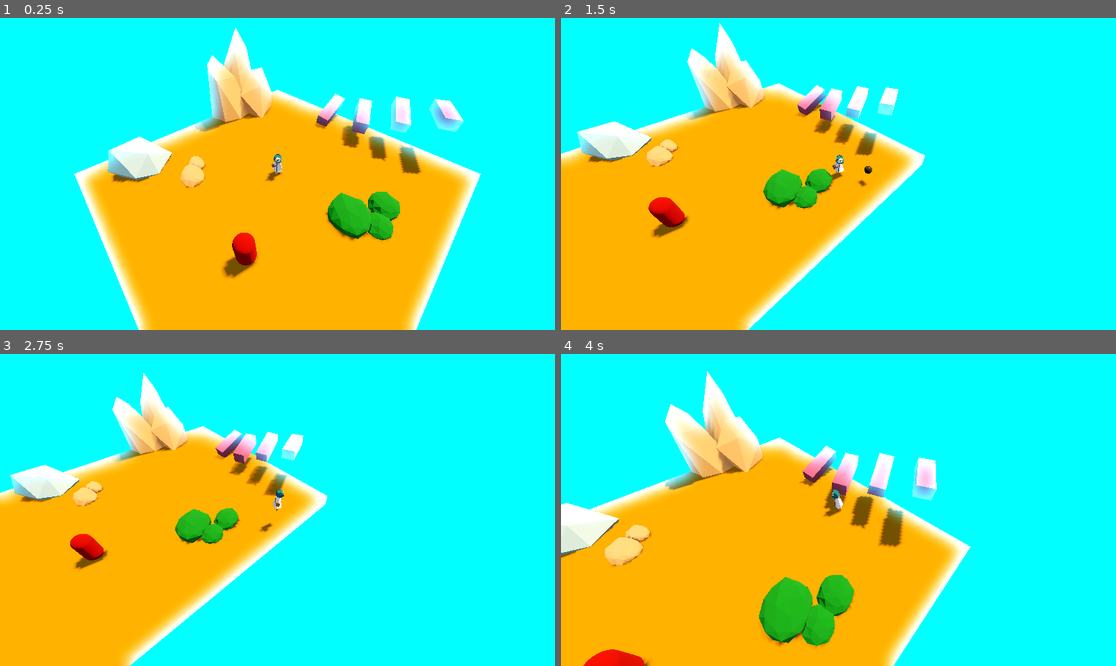
Above: before the commit, frames 1-4 (two rows, left to right).
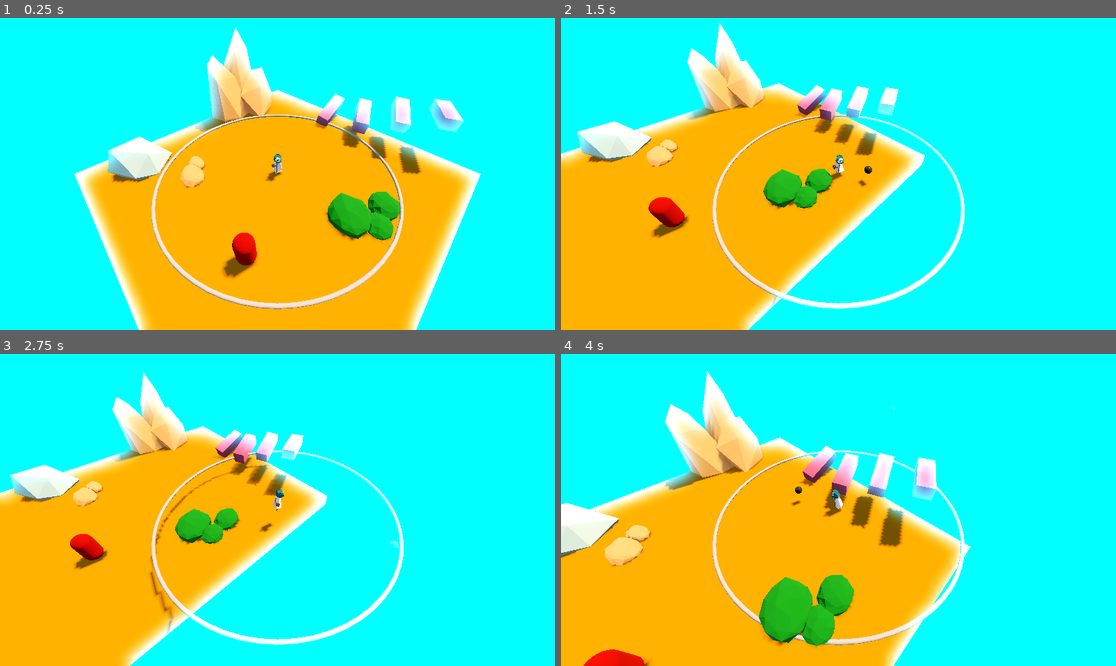
Above: after the commit, the same moments.

Repository: DeepRestGames/EcoDungeon
Game: Godot game, scene res://scenes/PrototypeScene_EnemyAI_01.tscn
The game is run twice, just before and just after one commit, with the same random seed, the same clock (stepped at 60 frames per second) and the same inputs. A sky picture missing from this copy of the repository is replaced by a grey-blue gradient.
Inputs (mouse positions are in pixels of both pictures, inside the frame that each line leads up to):
- Up to frame 1 (0.25 s): no input
- Up to frame 2 (1.5 s): tap Enter at 0.5 s; move the mouse to (960, 158) at 0.52 s; hold D (move_right) 0.53-1.28 s; click (960, 158) at 0.6 s; move the mouse to (727, 189) at 1.27 s; hold S (move_down) from 1.28 s (still down); click (727, 189) at 1.35 s
- Up to frame 3 (2.75 s): move the mouse to (333, 441) at 2.02 s; release S (move_down) at 2.03 s; hold D (move_right) from 2.03 s (still down); tap Space (spacebar) at 2.1 s; click (333, 441) at 2.3 s
- Up to frame 4 (4 s): move the mouse to (810, 572) at 2.77 s; release D (move_right) at 2.78 s; hold W (move_up) 2.78-3.53 s; tap Mouse wheel up (zoom_in) at 2.85 s; click (810, 572) at 3.05 s; move the mouse to (1005, 556) at 3.52 s; hold A (move_left) from 3.53 s (still down); hold Mouse wheel down (zoom_out) from 3.53 s (still down); click (1005, 556) at 3.8 s

The runs differ from the first frame. In frame 1, 1.6% of the frame differs, in the area x 27-73%, y 30-94%; in frame 2, 1.7%; in frame 3, 1.9%, in the area x 26-73%, y 30-94%; in frame 4, 1.9%.

Commit message:
Initial tests

Diff:
--- a/scenes/Player.tscn
+++ b/scenes/Player.tscn
@@ -6,6 +6,7 @@
 [ext_resource type="Material" uid="uid://1swa15erc0ug" path="res://assets/3d/zahir/materials/ZahirTeal.tres" id="4_b7ysj"]
 [ext_resource type="Animation" uid="uid://cwul2vdvsod7p" path="res://assets/3d/zahir/animations/idle.res" id="5_68od8"]
 [ext_resource type="Animation" uid="uid://d3i55dprcwkdy" path="res://assets/3d/zahir/animations/walk.res" id="6_87cuf"]
+[ext_resource type="PackedScene" uid="uid://bwla884csp1dm" path="res://scenes/weapons/ShootNearest.tscn" id="7_qkvy2"]
 
 [sub_resource type="ArrayMesh" id="ArrayMesh_wjtg4"]
 resource_name = "240519_Zahir_04_Cube_005"
@@ -395,7 +396,7 @@
 bones/3/rest = Transform3D(1, 0, 0, 0, 1, 0, 0, 0, 1, 0, 1.78706, 0)
 bones/3/enabled = true
 bones/3/position = Vector3(0, 1.78706, 0)
-bones/3/rotation = Quaternion(0.0191382, 0.000941201, 0.00142339, 0.999815)
+bones/3/rotation = Quaternion(0.00790158, 0.0023301, 0.00352382, 0.99996)
 bones/3/scale = Vector3(1, 1, 1)
 bones/4/name = "upperleg.L"
 bones/4/parent = 0
@@ -503,10 +504,10 @@
 surface_material_override/1 = ExtResource("4_b7ysj")
 surface_material_override/2 = ExtResource("3_ugebt")
 
-[node name="BulletOrigin" type="Node3D" parent="PlayerModel/Armature/Skeleton3D"]
-transform = Transform3D(1, 0, 0, 0, 1, 0, 0, 0, 1, 0, 2.5629, 2.81158)
-
-[node name="BulletTo" type="Node3D" parent="PlayerModel/Armature/Skeleton3D/BulletOrigin"]
+[node name="BulletOrigin" type="Node3D" parent="PlayerModel"]
+transform = Transform3D(0.142025, 0, 0, 0, 0.142025, 0, 0, 0, 0.142025, 0, 1.02749, 0.399315)
+
+[node name="BulletTo" type="Node3D" parent="PlayerModel/BulletOrigin"]
 transform = Transform3D(1, 0, 0, 0, 1, 0, 0, 0, 1, 0, 0, 5)
 
 [node name="AnimationTree" type="AnimationTree" parent="PlayerModel"]
@@ -540,3 +541,8 @@
 wait_time = 0.4
 one_shot = true
 autostart = true
+
+[node name="Weapons" type="Node3D" parent="."]
+
+[node name="ShootNearest" parent="Weapons" node_paths=PackedStringArray("player") instance=ExtResource("7_qkvy2")]
+player = NodePath("../..")
--- a/scenes/Projectile.tscn
+++ /dev/null
@@ -1,26 +0,0 @@
-[gd_scene load_steps=5 format=3 uid="uid://djnmr5ceovg88"]
-
-[ext_resource type="Script" path="res://scripts/Projectile.gd" id="1_noppo"]
-
-[sub_resource type="SphereShape3D" id="SphereShape3D_3uyy1"]
-radius = 0.25
-
-[sub_resource type="StandardMaterial3D" id="StandardMaterial3D_gbceu"]
-diffuse_mode = 3
-albedo_color = Color(0.447059, 0.552941, 0.529412, 1)
-metallic = 1.0
-clearcoat_enabled = true
-
-[sub_resource type="SphereMesh" id="SphereMesh_q6bo4"]
-material = SubResource("StandardMaterial3D_gbceu")
-radius = 0.25
-height = 0.5
-
-[node name="Projectile" type="CharacterBody3D"]
-script = ExtResource("1_noppo")
-
-[node name="CollisionShape3D" type="CollisionShape3D" parent="."]
-shape = SubResource("SphereShape3D_3uyy1")
-
-[node name="MeshInstance3D" type="MeshInstance3D" parent="."]
-mesh = SubResource("SphereMesh_q6bo4")
--- a/scenes/Weapon.tscn
+++ /dev/null
@@ -1,21 +0,0 @@
-[gd_scene load_steps=3 format=3 uid="uid://d155o3ijxjfb1"]
-
-[ext_resource type="Script" path="res://scripts/weapons/InitWeapon.gd" id="1_uiqgf"]
-
-[sub_resource type="BoxShape3D" id="BoxShape3D_v01s5"]
-
-[node name="Weapon" type="Node3D"]
-script = ExtResource("1_uiqgf")
-
-[node name="WeaponBody" type="AnimatableBody3D" parent="."]
-unique_name_in_owner = true
-collision_layer = 16
-collision_mask = 13
-
-[node name="WeaponCollision" type="CollisionShape3D" parent="WeaponBody"]
-unique_name_in_owner = true
-transform = Transform3D(1, 0, 0, 0, 1, 0, 0, 0, 1, 0.000303984, -0.00523782, 0.00395632)
-shape = SubResource("BoxShape3D_v01s5")
-
-[node name="WeaponMesh" type="MeshInstance3D" parent="."]
-unique_name_in_owner = true
--- /dev/null
+++ b/scenes/components/weapons/BaseProjectile.tscn
@@ -0,0 +1,34 @@
+[gd_scene load_steps=6 format=3 uid="uid://djnmr5ceovg88"]
+
+[ext_resource type="Script" path="res://scripts/weapons/BaseProjectile.gd" id="1_ntj2p"]
+[ext_resource type="PackedScene" uid="uid://bixwjj5ibwliu" path="res://scenes/components/weapons/ProjectileAttributesComponent.tscn" id="2_pu5jc"]
+
+[sub_resource type="StandardMaterial3D" id="StandardMaterial3D_gbceu"]
+diffuse_mode = 3
+albedo_color = Color(0.447059, 0.552941, 0.529412, 1)
+metallic = 1.0
+clearcoat_enabled = true
+
+[sub_resource type="SphereMesh" id="SphereMesh_q6bo4"]
+material = SubResource("StandardMaterial3D_gbceu")
+radius = 0.25
+height = 0.5
+
+[sub_resource type="SphereShape3D" id="SphereShape3D_3uyy1"]
+radius = 0.25
+
+[node name="BaseProjectile" type="CharacterBody3D"]
+collision_layer = 16
+collision_mask = 12
+script = ExtResource("1_ntj2p")
+
+[node name="MeshInstance3D" type="MeshInstance3D" parent="."]
+mesh = SubResource("SphereMesh_q6bo4")
+
+[node name="CollisionShape3D" type="CollisionShape3D" parent="."]
+shape = SubResource("SphereShape3D_3uyy1")
+
+[node name="Components" type="Node3D" parent="."]
+
+[node name="ProjectileAttributesComponent" parent="Components" instance=ExtResource("2_pu5jc")]
+base_damage = 2.0
--- /dev/null
+++ b/scenes/components/weapons/HurtBoxComponent.tscn
@@ -0,0 +1,16 @@
+[gd_scene load_steps=3 format=3 uid="uid://drcajjf2ewngn"]
+
+[ext_resource type="Script" path="res://scripts/components/weapons/HurtBoxComponent.gd" id="1_7e3v1"]
+
+[sub_resource type="BoxShape3D" id="BoxShape3D_n0ycj"]
+
+[node name="HurtBoxComponent" type="Node3D"]
+script = ExtResource("1_7e3v1")
+
+[node name="WeaponBody" type="AnimatableBody3D" parent="."]
+collision_layer = 16
+collision_mask = 13
+
+[node name="WeaponCollision" type="CollisionShape3D" parent="WeaponBody"]
+transform = Transform3D(1, 0, 0, 0, 1, 0, 0, 0, 1, 0.000303984, -0.00523782, 0.00395632)
+shape = SubResource("BoxShape3D_n0ycj")
--- /dev/null
+++ b/scenes/components/weapons/ProjectileAttributesComponent.tscn
@@ -0,0 +1,6 @@
+[gd_scene load_steps=2 format=3 uid="uid://bixwjj5ibwliu"]
+
+[ext_resource type="Script" path="res://scripts/components/weapons/ProjectileAttributesComponent.gd" id="1_3iu8j"]
+
+[node name="ProjectileAttributesComponent" type="Node3D"]
+script = ExtResource("1_3iu8j")
--- /dev/null
+++ b/scenes/components/weapons/WeaponRangeComponent.tscn
@@ -0,0 +1,28 @@
+[gd_scene load_steps=5 format=3 uid="uid://cfmatcepkbl1t"]
+
+[ext_resource type="Script" path="res://scripts/components/weapons/WeaponRangeComponent.gd" id="1_qxkyd"]
+[ext_resource type="Script" path="res://scripts/components/weapons/WeaponRangeAreaComponent.gd" id="2_octlo"]
+
+[sub_resource type="CylinderShape3D" id="CylinderShape3D_cgd3i"]
+height = 0.1
+radius = 3.0
+
+[sub_resource type="TorusMesh" id="TorusMesh_oucra"]
+inner_radius = 2.8
+outer_radius = 3.0
+
+[node name="WeaponRangeComponent" type="Node3D"]
+script = ExtResource("1_qxkyd")
+
+[node name="Area3D" type="Area3D" parent="."]
+collision_layer = 16
+collision_mask = 4
+script = ExtResource("2_octlo")
+
+[node name="CollisionShape3D" type="CollisionShape3D" parent="Area3D"]
+transform = Transform3D(1, 0, 0, 0, 1, 0, 0, 0, 1, 0, 0.1, 0)
+shape = SubResource("CylinderShape3D_cgd3i")
+
+[node name="MeshInstance3D" type="MeshInstance3D" parent="."]
+transform = Transform3D(1, 0, 0, 0, 1, 0, 0, 0, 1, 0, 0.0980544, 0)
+mesh = SubResource("TorusMesh_oucra")
--- /dev/null
+++ b/scenes/weapons/Pew.tscn
@@ -0,0 +1,28 @@
+[gd_scene load_steps=7 format=3 uid="uid://dd0diwf45gujr"]
+
+[ext_resource type="Shader" path="res://assets/shaders/CelShader.gdshader" id="1_2kiei"]
+[ext_resource type="PackedScene" uid="uid://drcajjf2ewngn" path="res://scenes/components/weapons/HurtBoxComponent.tscn" id="1_2qlp2"]
+[ext_resource type="Script" path="res://scripts/weapons/Pew.gd" id="1_pva2c"]
+[ext_resource type="PackedScene" uid="uid://bixwjj5ibwliu" path="res://scenes/components/weapons/ProjectileAttributesComponent.tscn" id="3_ddeds"]
+
+[sub_resource type="PrismMesh" id="PrismMesh_x8sxo"]
+
+[sub_resource type="ShaderMaterial" id="ShaderMaterial_bs4dn"]
+render_priority = 0
+shader = ExtResource("1_2kiei")
+shader_parameter/color = Color(0.258824, 0.392157, 1, 1)
+shader_parameter/specular = Color(0.3, 0.3, 0.3, 0.5)
+shader_parameter/fresnel = Color(0.2, 0.2, 0.2, 0.3)
+shader_parameter/uv_scale = Vector2(1, 1)
+shader_parameter/uv_offset = Vector2(0, 0)
+
+[node name="Pew" type="CharacterBody3D"]
+script = ExtResource("1_pva2c")
+
+[node name="HurtBoxComponent" parent="." instance=ExtResource("1_2qlp2")]
+
+[node name="ProjectileAttributesComponent" parent="." instance=ExtResource("3_ddeds")]
+
+[node name="MeshInstance3D" type="MeshInstance3D" parent="."]
+mesh = SubResource("PrismMesh_x8sxo")
+surface_material_override/0 = SubResource("ShaderMaterial_bs4dn")
--- /dev/null
+++ b/scenes/weapons/ShootNearest.tscn
@@ -0,0 +1,10 @@
+[gd_scene load_steps=3 format=3 uid="uid://bwla884csp1dm"]
+
+[ext_resource type="Script" path="res://scripts/weapons/ShootNearest.gd" id="1_3vond"]
+[ext_resource type="PackedScene" uid="uid://cfmatcepkbl1t" path="res://scenes/components/weapons/WeaponRangeComponent.tscn" id="2_uofbm"]
+
+[node name="ShootNearest" type="Node3D"]
+script = ExtResource("1_3vond")
+
+[node name="WeaponRangeComponent" parent="." instance=ExtResource("2_uofbm")]
+radius = 8.0
--- a/scripts/Player.gd
+++ b/scripts/Player.gd
@@ -29,9 +29,9 @@
 
 # --- Shooting variables ---
 @onready var fire_cooldown = $FireCooldown
-@onready var shoot_from = player_model.get_node("Armature/Skeleton3D/BulletOrigin")
-@onready var shoot_to = player_model.get_node("Armature/Skeleton3D/BulletOrigin/BulletTo")
-@onready var bullet_instance = preload("res://scenes/Projectile.tscn")
+@onready var shoot_from = player_model.get_node("BulletOrigin")
+@onready var shoot_to = player_model.get_node("BulletOrigin/BulletTo")
+@onready var bullet_instance = preload("res://scenes/components/weapons/BaseProjectile.tscn")
 
 # ------------------------------------
 # Get the gravity from the project settings to be synced with RigidBody nodes.
@@ -95,6 +95,16 @@
 		bullet.look_at(shoot_dir, Vector3.UP)
 		bullet.add_collision_exception_with(self)
 
+	if Input.is_action_just_pressed("shoot_test"):
+		var shoot_origin = shoot_from.global_transform.origin
+		var shoot_dir = shoot_to.global_transform.origin
+		# Spawn and shoot bullet
+		var bullet = bullet_instance.instantiate()
+		get_parent().add_child(bullet, true)
+		bullet.global_transform.origin = shoot_origin
+		bullet.look_at(shoot_dir, Vector3.UP)
+		bullet.add_collision_exception_with(self)
+
 	move_and_slide()
 
 func _animate(anim: int, delta := 0.0):
--- a/scripts/Projectile.gd
+++ /dev/null
@@ -1,28 +0,0 @@
-extends CharacterBody3D
-
-const BULLET_VELOCITY = 20
-
-var time_alive = 1.5
-var hit = false
-
-@onready var collision_shape = $CollisionShape3D
-
-
-
-
-func _physics_process(delta):
-	if hit:
-		queue_free()
-		return
-	time_alive -= delta
-	if time_alive < 0:
-		hit = true
-	# TODO: will need collion masks and layers to determine impact
-	var collision = move_and_collide(-delta * BULLET_VELOCITY * transform.basis.z)
-	if collision:
-		collision_shape.disabled = true
-		hit = true
-
-
-func destroy():
-	queue_free()
--- /dev/null
+++ b/scripts/components/weapons/HurtBoxComponent.gd
@@ -0,0 +1,4 @@
+class_name HurtBoxComponent extends Node3D
+
+@export var attributes: ProjectileAttributesComponent
+@onready var weapon_collision = $WeaponBody/WeaponCollision
--- /dev/null
+++ b/scripts/components/weapons/ProjectileAttributesComponent.gd
@@ -0,0 +1,15 @@
+class_name ProjectileAttributesComponent extends Node3D
+
+@export var lifetime: float = 2.0
+@export var base_damage: float = 1.0
+@export var round_float_damage: bool = true
+@export var bullet_velocity: float = 20
+@export var weapon_range: float = 20
+
+var current_damage: float
+
+func _ready():
+	current_damage = base_damage
+
+func apply_scaling():
+	pass # TODO: to scale damage of projectiles
--- /dev/null
+++ b/scripts/components/weapons/WeaponRangeAreaComponent.gd
@@ -0,0 +1,13 @@
+extends Area3D
+
+
+func _physics_process(delta):
+	# Check for enemies
+	var enemies_in_range: Array[Node3D] = get_overlapping_bodies()
+	# If there are
+	if enemies_in_range.size() > 0:
+		# TODO: specify which one; closest?
+		var target_enemy = enemies_in_range.front()
+		var closest_enemy = target_enemy.global_position
+		#look_at(target_enemy.global_position)
+		print("Hello there")
--- /dev/null
+++ b/scripts/components/weapons/WeaponRangeComponent.gd
@@ -0,0 +1,10 @@
+extends Node3D
+
+@export var radius: float = 5
+@onready var collision_shape_3d = $Area3D/CollisionShape3D
+@onready var mesh_instance_3d = $MeshInstance3D # DEBUG
+
+func _ready():
+	collision_shape_3d.shape.radius = radius
+	mesh_instance_3d.mesh.inner_radius = radius - 0.2
+	mesh_instance_3d.mesh.outer_radius = radius
--- /dev/null
+++ b/scripts/weapons/BaseProjectile.gd
@@ -0,0 +1,48 @@
+class_name BaseProjectile extends CharacterBody3D
+
+
+var bullet_velocity: float = 20
+var time_alive: float = 1.5
+var hit: bool = false
+
+@onready var collision_shape = $CollisionShape3D
+@onready var projectile_attributes_component = $Components/ProjectileAttributesComponent
+
+
+
+func _ready():
+	# Initialize relevant parameters
+	time_alive = projectile_attributes_component.lifetime
+	bullet_velocity = projectile_attributes_component.bullet_velocity
+
+
+func _physics_process(delta: float):
+	# Check if collision has been signalled and exit
+	if hit:
+		destroy()
+		return
+	time_alive -= delta
+	if time_alive < 0:
+		hit = true
+	# TODO: direction
+	var collision = move_and_collide(-delta * bullet_velocity * transform.basis.z)
+	if collision:
+		# Get the collider that has triggered collision and perform actions
+		var collider = collision.get_collider()
+		if collider and collider.has_method("take_damage"):
+			# Get damage component and round if needed
+			deal_damage(collider)
+			# TODO: remove
+			print(collider.current_hp)
+		collision_shape.disabled = true
+		hit = true
+
+func deal_damage(collider: EnemyBase):
+	var damage_value = (projectile_attributes_component.current_damage)
+	if projectile_attributes_component.round_float_damage:
+		damage_value = round(damage_value)
+	collider.take_damage(damage_value)
+
+func destroy():
+	queue_free()
+	# Can add explosions and stuff
--- /dev/null
+++ b/scripts/weapons/Pew.gd
@@ -0,0 +1,48 @@
+class_name Pew extends CharacterBody3D
+
+@onready var hurt_box_component = $HurtBoxComponent
+@onready var projectile_attributes_component = $ProjectileAttributesComponent
+
+var bullet_velocity: float = 20
+var time_alive: float = 1.5
+var hit: bool = false
+
+
+func _ready():
+	# Initialize relevant parameters
+	time_alive = projectile_attributes_component.lifetime
+	bullet_velocity = projectile_attributes_component.bullet_velocity
+
+
+func _physics_process(delta: float):
+	# Check if collision has been signalled and exit
+	if hit:
+		destroy()
+		return
+	time_alive -= delta
+	if time_alive < 0:
+		hit = true
+	# TODO: direction
+	var collision = move_and_collide(-delta * bullet_velocity * transform.basis.z)
+	if collision:
+		# Get the collider that has triggered collision and perform actions
+		var collider = collision.get_collider()
+		if collider and collider.has_method("take_damage"):
+			# Get damage component and round if needed
+			deal_damage(collider)
+			# TODO: remove
+			print(collider.current_hp)
+		#hurt_box_component.collision
+		hurt_box_component.weapon_collision.disable = true
+		#collision_shape.disabled = true
+		hit = true
+
+func deal_damage(collider: EnemyBase):
+	var damage_value = (projectile_attributes_component.current_damage)
+	if projectile_attributes_component.round_float_damage:
+		damage_value = round(damage_value)
+	collider.take_damage(damage_value)
+
+func destroy():
+	queue_free()
+	# Can add explosions and stuff
--- /dev/null
+++ b/scripts/weapons/ShootNearest.gd
@@ -0,0 +1,8 @@
+extends Node3D
+
+@export var player: Player
+@onready var weapon_range_component = $WeaponRangeComponent
+var origin: Vector3
+
+func _ready():
+	origin = player.global_transform.origin
Not shown: 1 places in scenes/Player.tscn that only renumber resources
Not shown, added: scenes/weapons/ShoCE25.tmp
